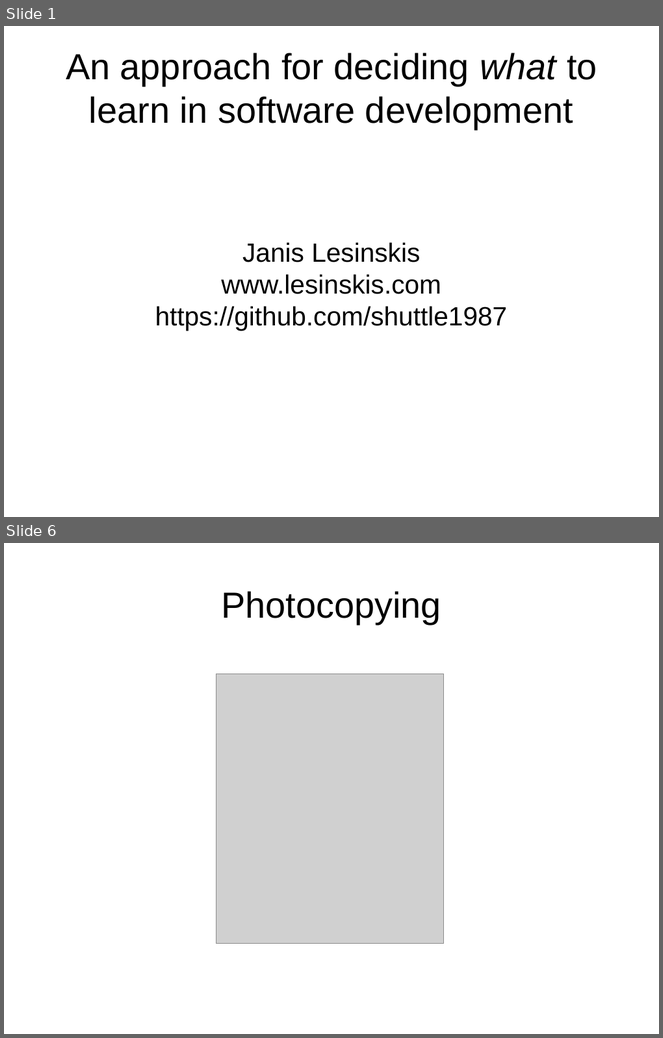
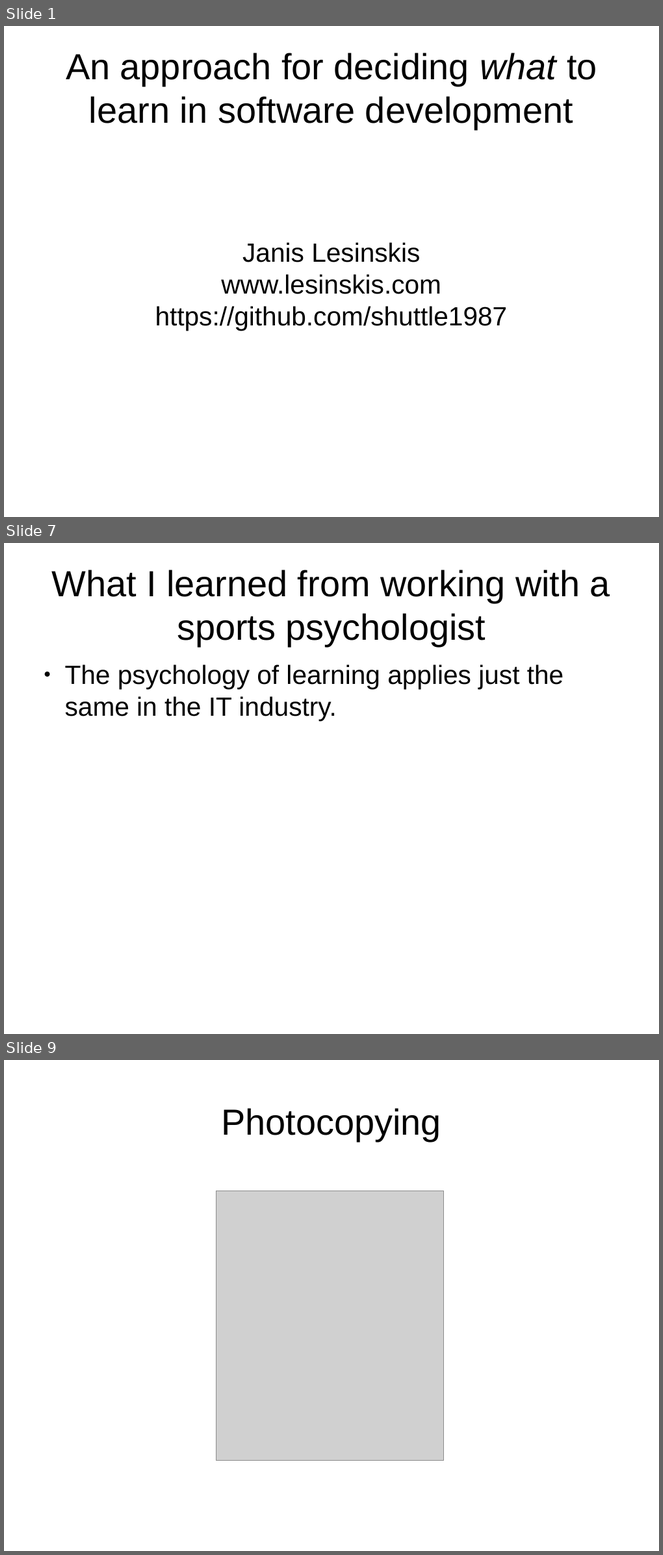
Before and after one commit to shuttle1987/CompCon2016, a slide deck: Slides.odp. Shown one above the other, each under a label of ours: slides 1 and 6 before the commit, slides 1, 7 and 9 after it; the slides between them are not shown. The pictures are 663x1038 and 663x1555 pixels, drawn with LibreOffice and Linux fonts; fonts in the diff are those of the drawing; grey boxes stand for pictures. Boxes give left, top, right and bottom in pixels: in the first picture for what was removed or moved away, otherwise in the second. Text is boxed around its words. In the diff, an @@ line names an element or a change of style, - is before the commit and + after.

```diff
--- a/Slides.odp
+++ b/Slides.odp
@@ slide 7 added at (x1=4, y1=543, x2=659, y2=1034), background #FFFFFF @@
@@ title added at (x1=51, y1=570, x2=610, y2=646), 44 pt, text #000000 @@
+What I learned from working with a sports psychologist
@@ text added at (x1=65, y1=665, x2=564, y2=721), 32 pt, text #000000 @@
+● The psychology of learning applies just the same in the IT industry.
@@ what was slide 6 is now slide 9 @@
```
Also in this commit, not shown: 9 slides changed, 5 other slides added, 1 slide removed.
